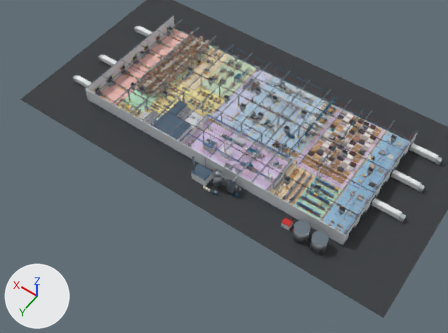
Renders of the Blender file factory3d/dist/factory.blend from each side of a commit.
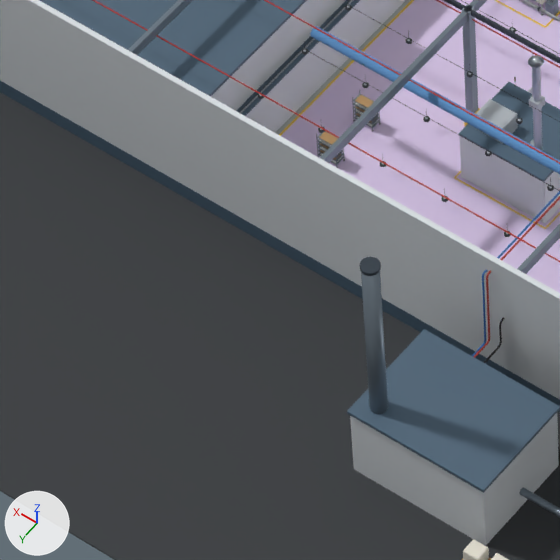
Each version appears first whole from a 50 mm camera at (-39.5, 215.9, 235.0) aimed at (64.1, 70.9, 7.2), and next in a close-up on the part from 35% to 48% of the width and 39% to 56% of the height. Lighting does not change. The marker at lower left points along +X, +Y and +Z. The older version's two pictures come first.

The first close-up shows 'AHU-1', 'DRY-1_body', 'DUST', 'OFFICE', 'OUTSIDE', 'SPRINKLERS', 'Z-FAC', 'Колони', 'Майданчик і підлога', 'Перегородки', 'Стіни', 'Ферми' and 7 more.
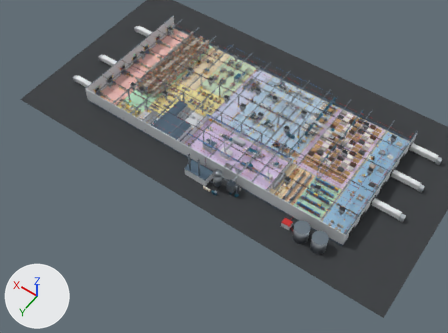
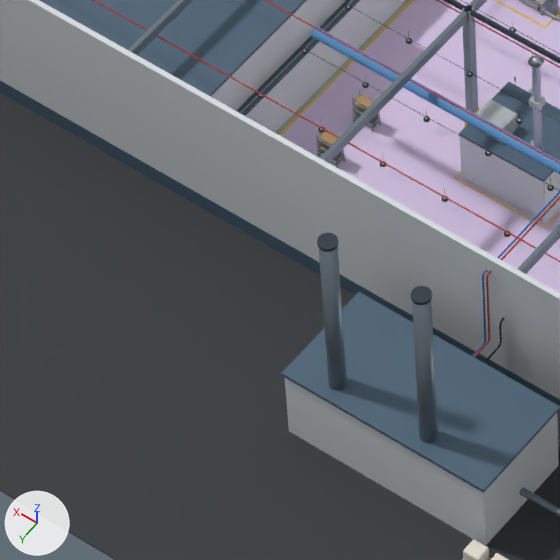
Pixel boxes (x1, y1, x2, y2) of what changed, in the close-ups (560 x 560 px; the box of a moved part takes in the faces that stretch with it):
'OUTSIDE', reshaped: before (347, 257, 560, 560); after (281, 233, 560, 560)
part 1 of me_outside, moved or reshaped: before (361, 271, 388, 414); after (412, 301, 438, 443)
part 2 of me_outside, moved or reshaped: before (359, 257, 381, 276); after (411, 286, 432, 305)
part 3 of me_outside, added: after (319, 247, 347, 390)
part 4 of me_outside, added: after (317, 233, 339, 252)
part 5 of me_outside, moved or reshaped: before (347, 329, 523, 470); after (281, 292, 523, 470)

Diff of the bpy script that builds the scene:
```diff
--- a/factory3d/dist/factory.blend.py
+++ b/factory3d/dist/factory.blend.py
@@ me_outside @@
 # used by ob_outside; parent = ob_layer_utilities; location = (0.0, 0.0, 0.0)
-me_outside.from_pydata(...)  # 1573 vertices, 1117 faces; spans x 4.4..75.7, y 72.3..82.6, z 0.0..15.6
+me_outside.from_pydata(...)  # 1669 vertices, 1173 faces; spans x 4.4..79.7, y 72.3..82.6, z 0.0..15.6
+# me_outside part 1: the loose piece of 40 vertices spanning x 74.2..75.0, y 79.6..80.4, z 0.0..15.4 is moved by (-3.0, 0.0, 0.0)
+# me_outside part 2: the loose piece of 40 vertices spanning x 74.1..75.1, y 79.5..80.5, z 15.4..15.6 is moved by (-3.0, 0.0, 0.0)
+# me_outside part 3: a new loose piece, a 20-sided cylinder along z spanning x 76.65..77.55, y 79.55..80.45, z 0.0..15.4, in mat_steel (greyish blue #7d8a95)
+# me_outside part 4: a new loose piece, a 20-sided cylinder along z spanning x 76.6..77.6, y 79.5..80.5, z 15.4..15.6, in mat_steel_dark (greyish blue #3c4650)
+# me_outside part 5: 8 vertices moved from x 75.6..75.7, y 74.9..81.1, z 0.0..4.7 to x 79.6..79.7, y 74.9..81.1, z 0.0..4.7
+# other edits to the shape of me_outside do not show in these pictures
 me_outside.materials.append(mat_steel_dark)
```
